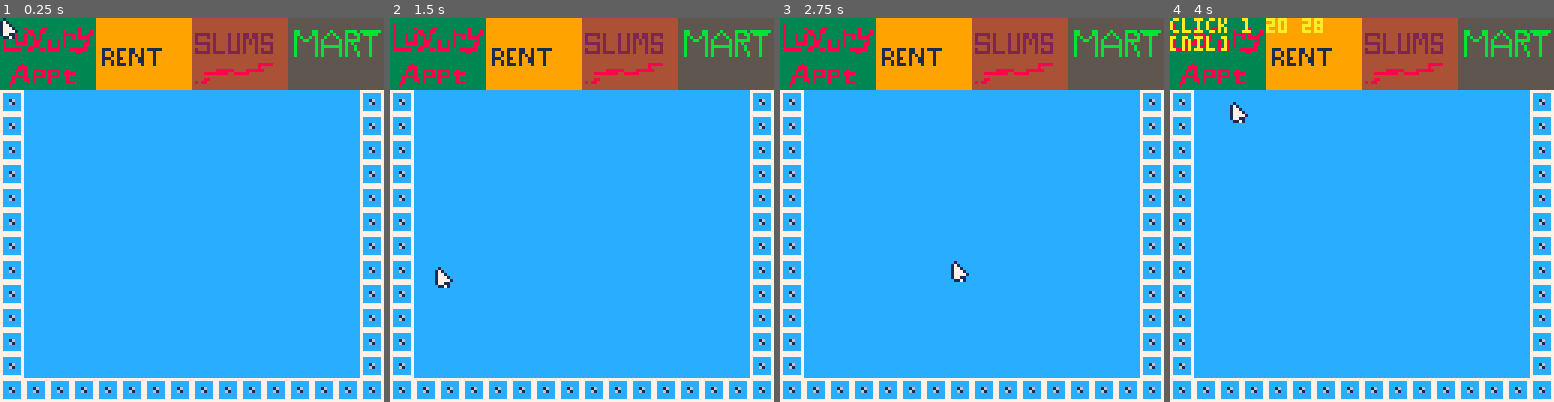
Above: before the commit, frames 1-4 (left to right).
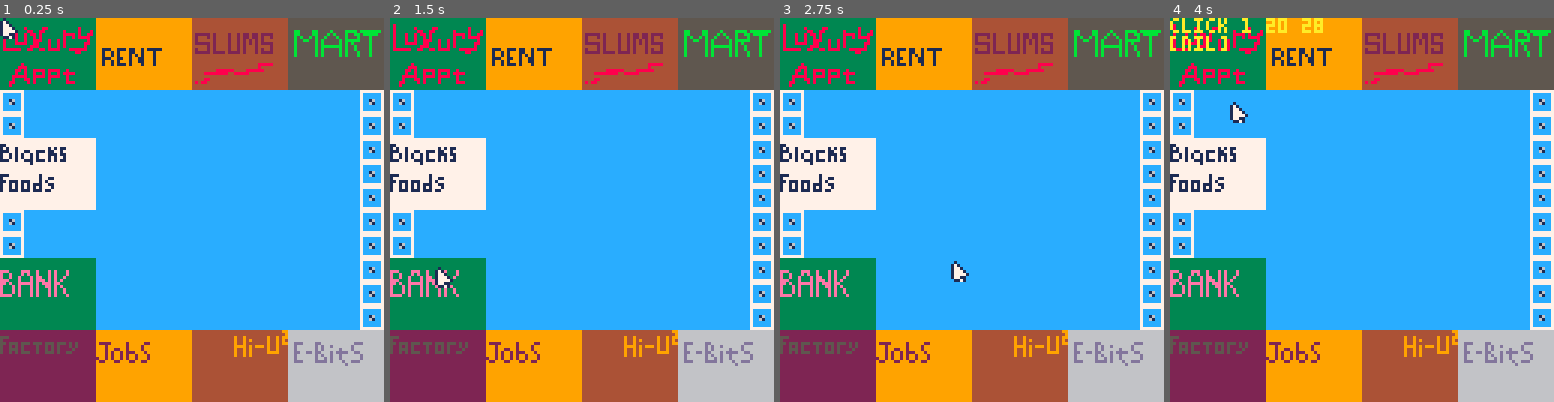
Above: after the commit, the same moments.

Repository: brettski/pico-8
Game: PICO-8 cartridge jones_poc.p8
Same seed, same stepped clock (60 frames per second), same inputs: the game is played once before the commit and once after it.
Inputs (mouse positions are in pixels of both pictures, inside the frame that each line leads up to):
- Up to frame 1 (0.25 s): no input
- Up to frame 2 (1.5 s): click (670, 121) at 0.67 s; click (436, 267) at 1.22 s
- Up to frame 3 (2.75 s): click (887, 114) at 1.77 s; click (952, 259) at 2.32 s
- Up to frame 4 (4 s): click (1404, 106) at 2.87 s; click (1465, 256) at 3.42 s; click (1231, 102) at 3.97 s

The runs differ from the first frame. In frame 1, 28% of the frame differs, in the area x 0-100%, y 31-100%; in frame 2, 28%; in frame 3, 28%; in frame 4, 28%.

Commit message:
more props

Diff:
--- a/jones_poc.p8
+++ b/jones_poc.p8
@@ -224,14 +224,14 @@
 fcfdfefff8f9fafbf4f5f6f7f0f1f2f300000000000000000000000000000000000000000000000000000000000000000000000000000000000000000000000000000000000000000000000000000000000000000000000000000000000000000000000000000000000000000000000000000000000000000000000000000000
 8f00000000000000000000000000008f00000000000000000000000000000000000000000000000000000000000000000000000000000000000000000000000000000000000000000000000000000000000000000000000000000000000000000000000000000000000000000000000000000000000000000000000000000000
 8f00000000000000000000000000008f00000000000000000000000000000000000000000000000000000000000000000000000000000000000000000000000000000000000000000000000000000000000000000000000000000000000000000000000000000000000000000000000000000000000000000000000000000000
-8f00000000000000000000000000008f00000000000000000000000000000000000000000000000000000000000000000000000000000000000000000000000000000000000000000000000000000000000000000000000000000000000000000000000000000000000000000000000000000000000000000000000000000000
-8f00000000000000000000000000008f00000000000000000000000000000000000000000000000000000000000000000000000000000000000000000000000000000000000000000000000000000000000000000000000000000000000000000000000000000000000000000000000000000000000000000000000000000000
-8f00000000000000000000000000008f00000000000000000000000000000000000000000000000000000000000000000000000000000000000000000000000000000000000000000000000000000000000000000000000000000000000000000000000000000000000000000000000000000000000000000000000000000000
-8f00000000000000000000000000008f00000000000000000000000000000000000000000000000000000000000000000000000000000000000000000000000000000000000000000000000000000000000000000000000000000000000000000000000000000000000000000000000000000000000000000000000000000000
-8f00000000000000000000000000008f00000000000000000000000000000000000000000000000000000000000000000000000000000000000000000000000000000000000000000000000000000000000000000000000000000000000000000000000000000000000000000000000000000000000000000000000000000000
-8f00000000000000000000000000008f00000000000000000000000000000000000000000000000000000000000000000000000000000000000000000000000000000000000000000000000000000000000000000000000000000000000000000000000000000000000000000000000000000000000000000000000000000000
-8f00000000000000000000000000008f00000000000000000000000000000000000000000000000000000000000000000000000000000000000000000000000000000000000000000000000000000000000000000000000000000000000000000000000000000000000000000000000000000000000000000000000000000000
-8f00000000000000000000000000008f00000000000000000000000000000000000000000000000000000000000000000000000000000000000000000000000000000000000000000000000000000000000000000000000000000000000000000000000000000000000000000000000000000000000000000000000000000000
-8f00000000000000000000000000008f00000000000000000000000000000000000000000000000000000000000000000000000000000000000000000000000000000000000000000000000000000000000000000000000000000000000000000000000000000000000000000000000000000000000000000000000000000000
-8f00000000000000000000000000008f00000000000000000000000000000000000000000000000000000000000000000000000000000000000000000000000000000000000000000000000000000000000000000000000000000000000000000000000000000000000000000000000000000000000000000000000000000000
-8f8f8f8f8f8f8f8f8f8f8f8f8f8f8f8f00000000000000000000000000000000000000000000000000000000000000000000000000000000000000000000000000000000000000000000000000000000000000000000000000000000000000000000000000000000000000000000000000000000000000000000000000000000
+7475767700000000000000000000008f00000000000000000000000000000000000000000000000000000000000000000000000000000000000000000000000000000000000000000000000000000000000000000000000000000000000000000000000000000000000000000000000000000000000000000000000000000000
+8485868700000000000000000000008f00000000000000000000000000000000000000000000000000000000000000000000000000000000000000000000000000000000000000000000000000000000000000000000000000000000000000000000000000000000000000000000000000000000000000000000000000000000
+9495969700000000000000000000008f00000000000000000000000000000000000000000000000000000000000000000000000000000000000000000000000000000000000000000000000000000000000000000000000000000000000000000000000000000000000000000000000000000000000000000000000000000000
+8f00000000000000000000000000008f00000000000000000000000000000000000000000000000000000000000000000000000000000000000000000000000000000000000000000000000000000000000000000000000000000000000000000000000000000000000000000000000000000000000000000000000000000000
+8f00000000000000000000000000008f00000000000000000000000000000000000000000000000000000000000000000000000000000000000000000000000000000000000000000000000000000000000000000000000000000000000000000000000000000000000000000000000000000000000000000000000000000000
+7071727300000000000000000000008f00000000000000000000000000000000000000000000000000000000000000000000000000000000000000000000000000000000000000000000000000000000000000000000000000000000000000000000000000000000000000000000000000000000000000000000000000000000
+8081828300000000000000000000008f00000000000000000000000000000000000000000000000000000000000000000000000000000000000000000000000000000000000000000000000000000000000000000000000000000000000000000000000000000000000000000000000000000000000000000000000000000000
+9091929300000000000000000000008f00000000000000000000000000000000000000000000000000000000000000000000000000000000000000000000000000000000000000000000000000000000000000000000000000000000000000000000000000000000000000000000000000000000000000000000000000000000
+a0a1a2a3a4a5a6a7a8a9aaabacadaeaf00000000000000000000000000000000000000000000000000000000000000000000000000000000000000000000000000000000000000000000000000000000000000000000000000000000000000000000000000000000000000000000000000000000000000000000000000000000
+b0b1b2b3b4b5b6b7b8b9babbbcbdbebf00000000000000000000000000000000000000000000000000000000000000000000000000000000000000000000000000000000000000000000000000000000000000000000000000000000000000000000000000000000000000000000000000000000000000000000000000000000
+c0c1c2c3c4c5c6c7c8c9cacbcccdcecf00000000000000000000000000000000000000000000000000000000000000000000000000000000000000000000000000000000000000000000000000000000000000000000000000000000000000000000000000000000000000000000000000000000000000000000000000000000
Not shown, changed: 48 lines of the sprite sheet (__gfx__) section of jones_poc.p8
